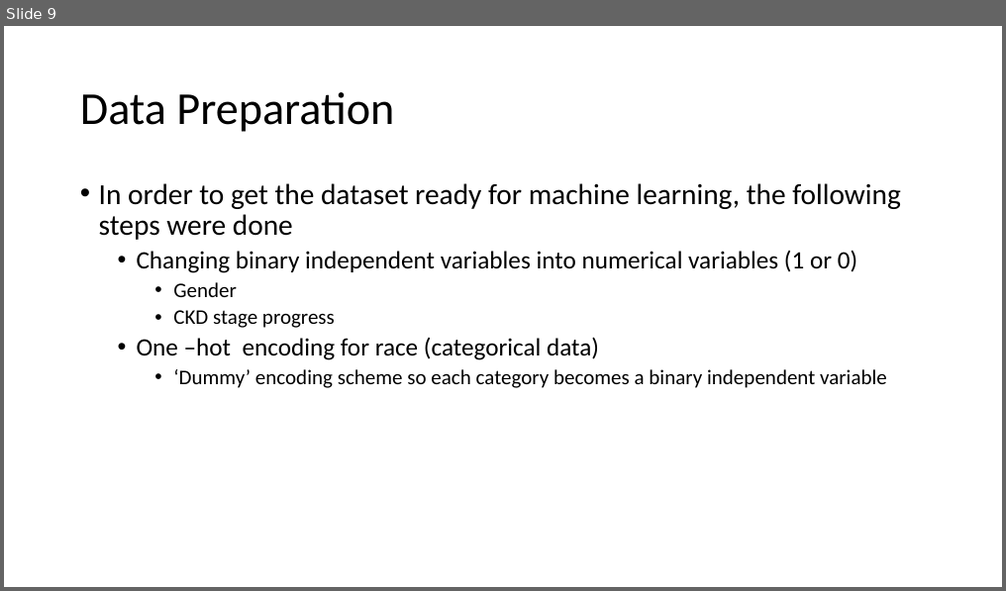
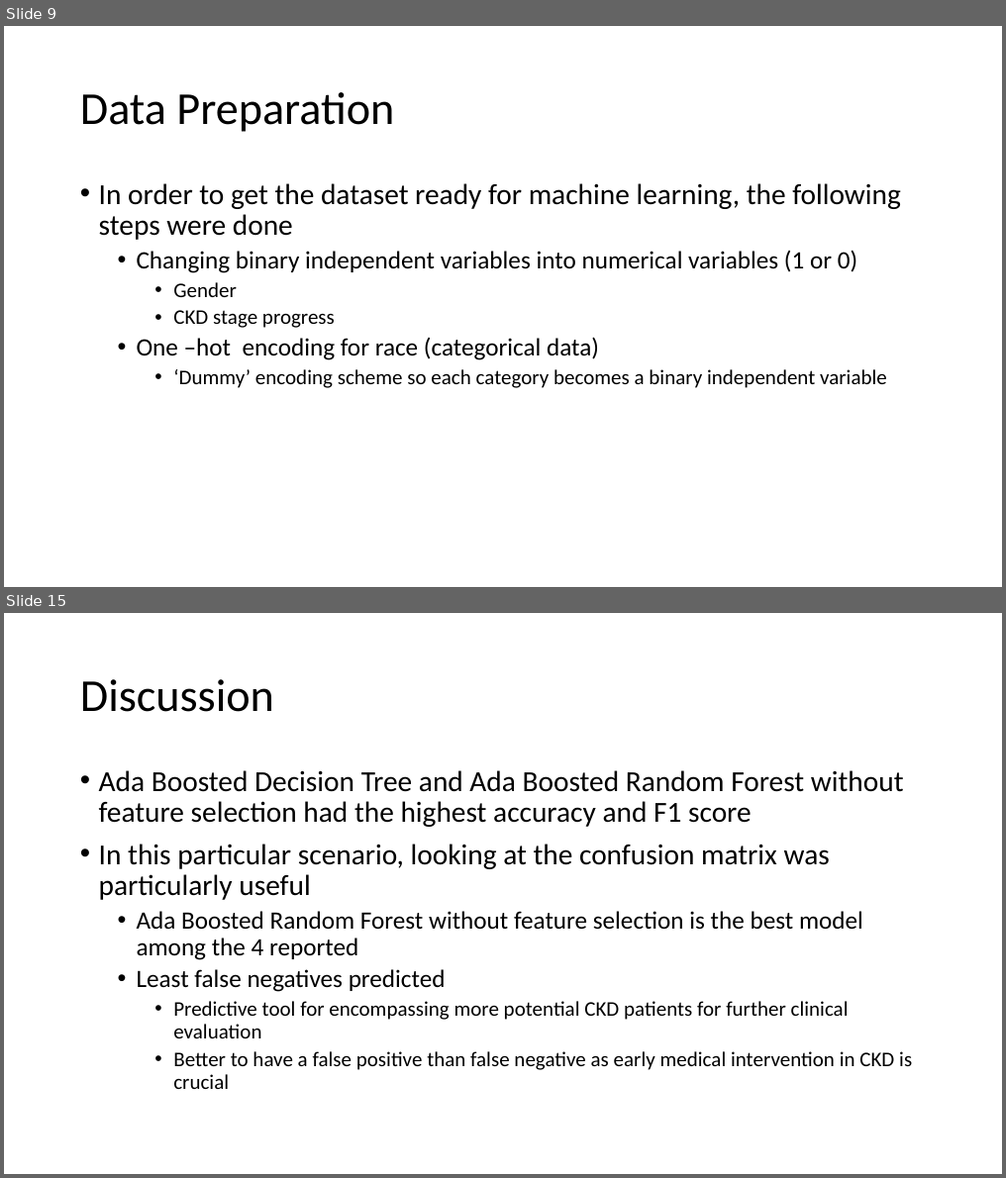
Before and after one commit to choikwun/ckd_assignment, a slide deck: ckd_presentation.pptx. Shown one above the other, each under a label of ours: slide 9 before the commit, slides 9 and 15 after it; the slides between them are not shown. The pictures are 1006x591 and 1006x1178 pixels, drawn with LibreOffice and Linux fonts; fonts in the diff are those of the drawing. Boxes give left, top, right and bottom in pixels: in the first picture for what was removed or moved away, otherwise in the second. Text is boxed around its words. In the diff, an @@ line names an element or a change of style, - is before the commit and + after.

```diff
--- a/ckd_presentation.pptx
+++ b/ckd_presentation.pptx
@@ slide 15 added at box(4, 613, 1002, 1174), background #FFFFFF @@
@@ title added at box(80, 679, 274, 712), 44 pt, text #000000 @@
+Discussion
@@ text added at box(99, 770, 912, 1089), 28 pt, text #000000 @@
+• Ada Boosted Decision Tree and Ada Boosted Random Forest without feature selection had the highest accuracy and F1 score
+• In this particular scenario, looking at the confusion matrix was particularly useful
+  • Ada Boosted Random Forest without feature selection is the best model among the 4 reported
+  • Least false negatives predicted
+    • Predictive tool for encompassing more potential CKD patients for further clinical evaluation
+    • Better to have a false positive than false negative as early medical intervention in CKD is crucial
```
Also in this commit, not shown: 1 slide changed, 7 other slides added, 4 other files.
